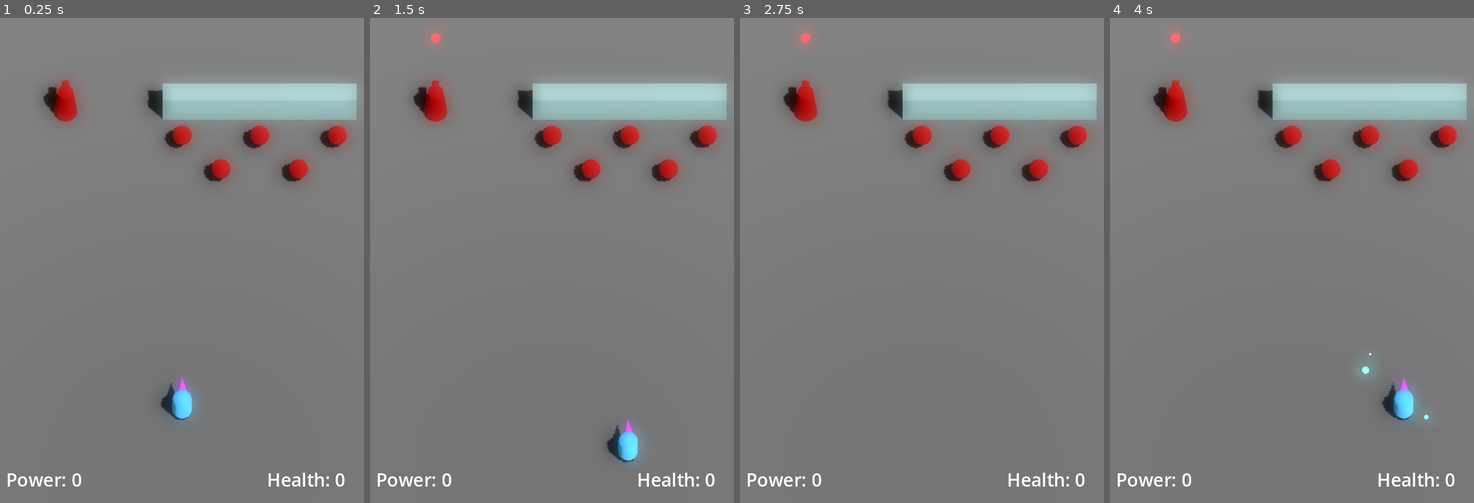
Above: before the commit, frames 1-4 (left to right).
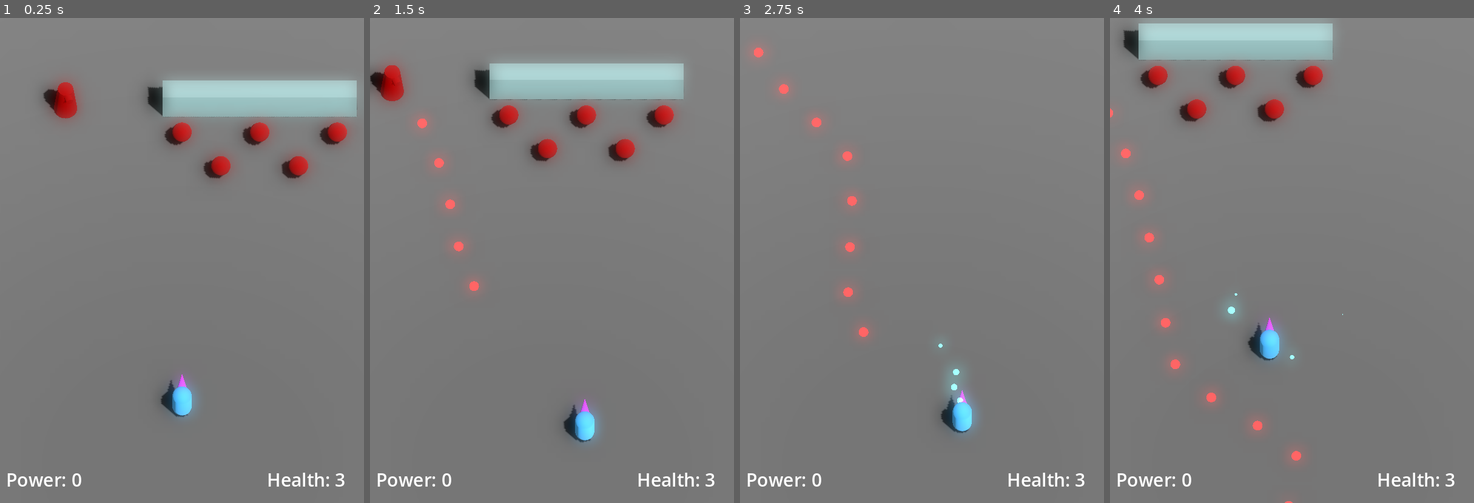
Above: after the commit, the same moments.

Repository: JackEvans24/bullet-absorb
Game: Godot game, scene res://scenes/main.tscn
Same seed, same stepped clock (60 frames per second), same inputs: the game is played once before the commit and once after it.
Inputs:
- Up to frame 1 (0.25 s): no input
- Up to frame 2 (1.5 s): hold Right (move_right) 0.53-1.28 s; hold K (absorb) 0.53-1.28 s; hold Down (move_back) from 1.28 s (still down); tap J (fire) at 1.35 s
- Up to frame 3 (2.75 s): release Down (move_back) at 2.03 s; hold Right (move_right) from 2.03 s (still down); hold K (absorb) from 2.03 s (still down)
- Up to frame 4 (4 s): release Right (move_right) at 2.78 s; release K (absorb) at 2.78 s; hold Up (move_forward) 2.78-3.53 s; tap J (fire) at 2.85 s; hold Left (move_left) from 3.53 s (still down); hold K (absorb) from 3.53 s (still down)

The runs differ from the first frame. In frame 1, 1.7% of the frame differs, in the area x 12-98%, y 12-97%; in frame 2, 11%; in frame 3, 7.6%; in frame 4, 13%, in the area x 0-98%, y 0-100%.
Error before the commit: Invalid assignment of property or key 'target' with value of type 'Node3D' on a base object of type 'null instance'. (res://scripts/main.gd:9)

Commit message:
refactor: separate player follow camera from camera controller

Diff:
--- a/prefabs/cameras.tscn
+++ b/prefabs/cameras.tscn
@@ -1,6 +1,7 @@
-[gd_scene load_steps=4 format=3 uid="uid://cl1dul38xrvt2"]
+[gd_scene load_steps=5 format=3 uid="uid://cl1dul38xrvt2"]
 
 [ext_resource type="Script" path="res://scripts/mechanics/smooth_follow_target.gd" id="1_cm6mc"]
+[ext_resource type="Script" path="res://scripts/controllers/camera_controller.gd" id="1_lvd3r"]
 
 [sub_resource type="StandardMaterial3D" id="StandardMaterial3D_85wj3"]
 albedo_color = Color(1, 0.583333, 0, 1)
@@ -8,36 +9,38 @@
 [sub_resource type="CylinderMesh" id="CylinderMesh_ugq1f"]
 material = SubResource("StandardMaterial3D_85wj3")
 
-[node name="Cameras" type="Node3D"]
+[node name="Cameras" type="Node"]
+script = ExtResource("1_lvd3r")
+
+[node name="FollowPlayer" type="Node3D" parent="."]
 transform = Transform3D(1, 0, 0, 0, 1, 0, 0, 0, 1, 0, 1, 0)
 script = ExtResource("1_cm6mc")
 max_speed = 30.0
 min_speed = 10.0
-dampening = 0.05
 
-[node name="PlayerCamera" type="Camera3D" parent="."]
+[node name="PlayerCamera" type="Camera3D" parent="FollowPlayer"]
 transform = Transform3D(1, 0, 0, 0, 0.5, 0.866025, 0, -0.866025, 0.5, 0, 20, 8)
 projection = 1
 current = true
 size = 25.0
 far = 200.0
 
-[node name="CameraPoles" type="Node3D" parent="PlayerCamera"]
+[node name="CameraPoles" type="Node3D" parent="FollowPlayer/PlayerCamera"]
 transform = Transform3D(1, 0, 0, 0, 0.5, -0.866025, 0, 0.866025, 0.5, 0, -3.0718, -21.3205)
 visible = false
 
-[node name="Pole1" type="MeshInstance3D" parent="PlayerCamera/CameraPoles"]
+[node name="Pole1" type="MeshInstance3D" parent="FollowPlayer/PlayerCamera/CameraPoles"]
 transform = Transform3D(1, 0, 0, 0, 1, 0, 0, 0, 1, -10, 0, -18)
 mesh = SubResource("CylinderMesh_ugq1f")
 
-[node name="Pole2" type="MeshInstance3D" parent="PlayerCamera/CameraPoles"]
+[node name="Pole2" type="MeshInstance3D" parent="FollowPlayer/PlayerCamera/CameraPoles"]
 transform = Transform3D(1, 0, 0, 0, 1, 0, 0, 0, 1, -10, 0, 11)
 mesh = SubResource("CylinderMesh_ugq1f")
 
-[node name="Pole3" type="MeshInstance3D" parent="PlayerCamera/CameraPoles"]
+[node name="Pole3" type="MeshInstance3D" parent="FollowPlayer/PlayerCamera/CameraPoles"]
 transform = Transform3D(1, 0, 0, 0, 1, 0, 0, 0, 1, 10, 0, -18)
 mesh = SubResource("CylinderMesh_ugq1f")
 
-[node name="Pole4" type="MeshInstance3D" parent="PlayerCamera/CameraPoles"]
+[node name="Pole4" type="MeshInstance3D" parent="FollowPlayer/PlayerCamera/CameraPoles"]
 transform = Transform3D(1, 0, 0, 0, 1, 0, 0, 0, 1, 10, 0, 11)
 mesh = SubResource("CylinderMesh_ugq1f")
--- /dev/null
+++ b/scripts/controllers/camera_controller.gd
@@ -0,0 +1,7 @@
+class_name CameraController
+extends Node
+
+@onready var follow_player: SmoothFollowTarget = $FollowPlayer
+
+var target: Node3D:
+	set(value): follow_player.target = value
--- a/scripts/main.gd
+++ b/scripts/main.gd
@@ -2,7 +2,7 @@
 
 @onready var hud: Hud = $HUD
 @onready var player: Player = $Player
-@onready var player_camera: Node3D = $FollowPlayer
+@onready var player_camera: CameraController = $Cameras
 @onready var turret: Turret = $Turret
 
 func _ready():
--- a/scripts/mechanics/smooth_follow_target.gd
+++ b/scripts/mechanics/smooth_follow_target.gd
@@ -1,3 +1,4 @@
+class_name SmoothFollowTarget
 extends Node3D
 
 @export var max_speed: float = 5.0
